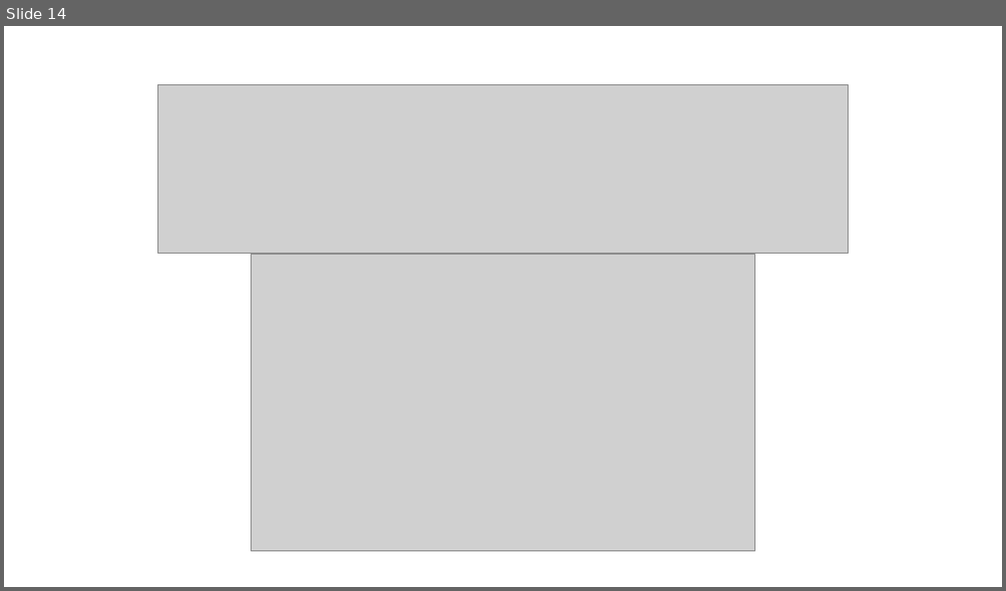
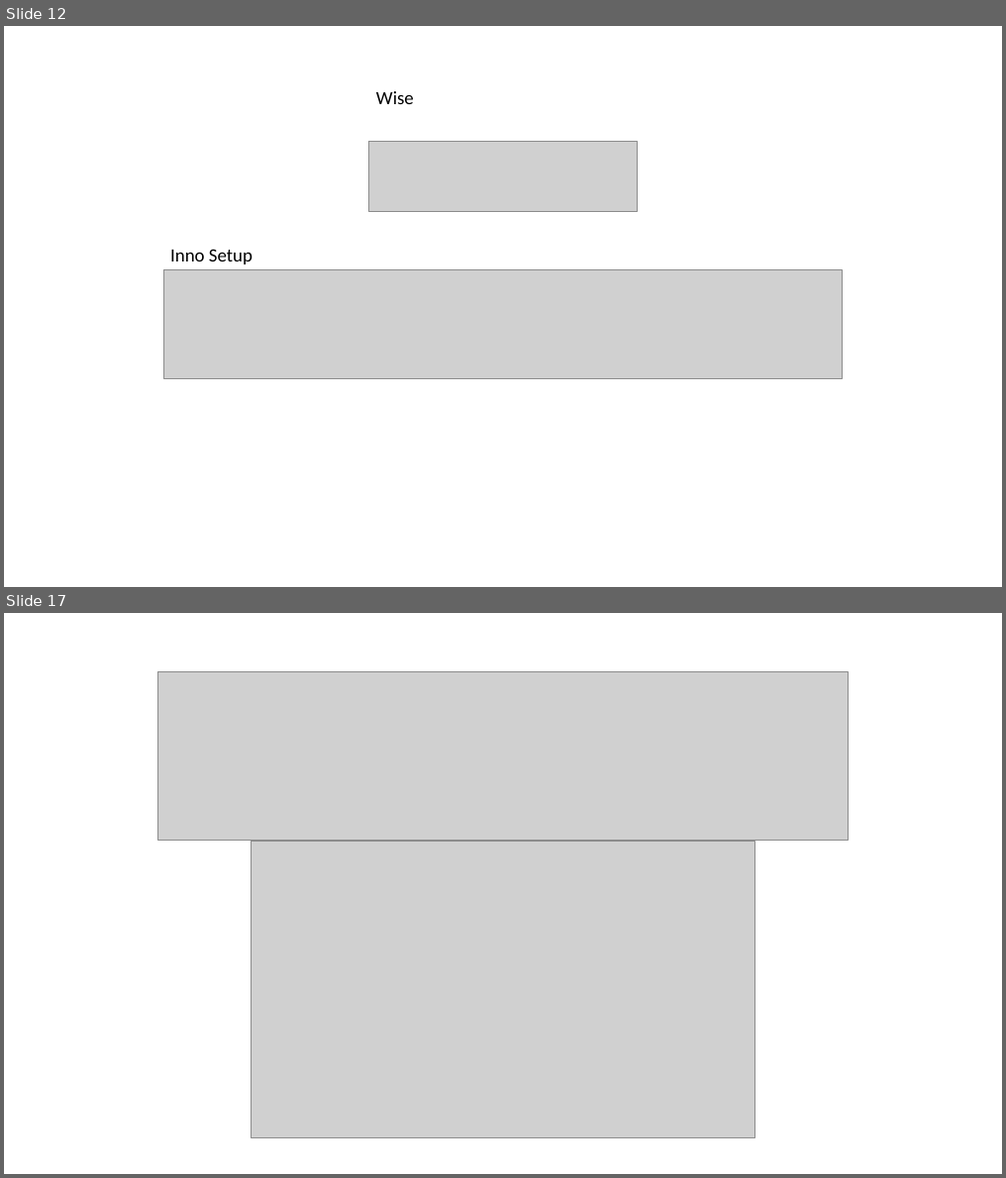
Before and after one commit to jakewc/installer-capstone, a slide deck: Documentation/Presentation1.pptx. Shown one above the other, each under a label of ours: slide 14 before the commit, slides 12 and 17 after it; the slides between them are not shown. The pictures are 1006x591 and 1006x1178 pixels, drawn with LibreOffice and Linux fonts; fonts in the diff are those of the drawing; grey boxes stand for pictures. Boxes give left, top, right and bottom in pixels: in the first picture for what was removed or moved away, otherwise in the second. Text is boxed around its words. In the diff, an @@ line names an element or a change of style, - is before the commit and + after.

```diff
--- a/Documentation/Presentation1.pptx
+++ b/Documentation/Presentation1.pptx
@@ slide 12 added at [4, 26, 1002, 587], background #FFFFFF @@
@@ text added at [376, 91, 414, 104], 18 pt, text #000000 @@
+Wise
@@ picture added at [369, 141, 638, 212] @@
@@ text added at [170, 249, 252, 265], 18 pt, text #000000 @@
+Inno Setup
@@ picture added at [164, 271, 842, 379] @@
@@ what was slide 14 is now slide 17 @@
```
Also in this commit, not shown: 12 other slides added, 9 slides removed, 21 other files.
